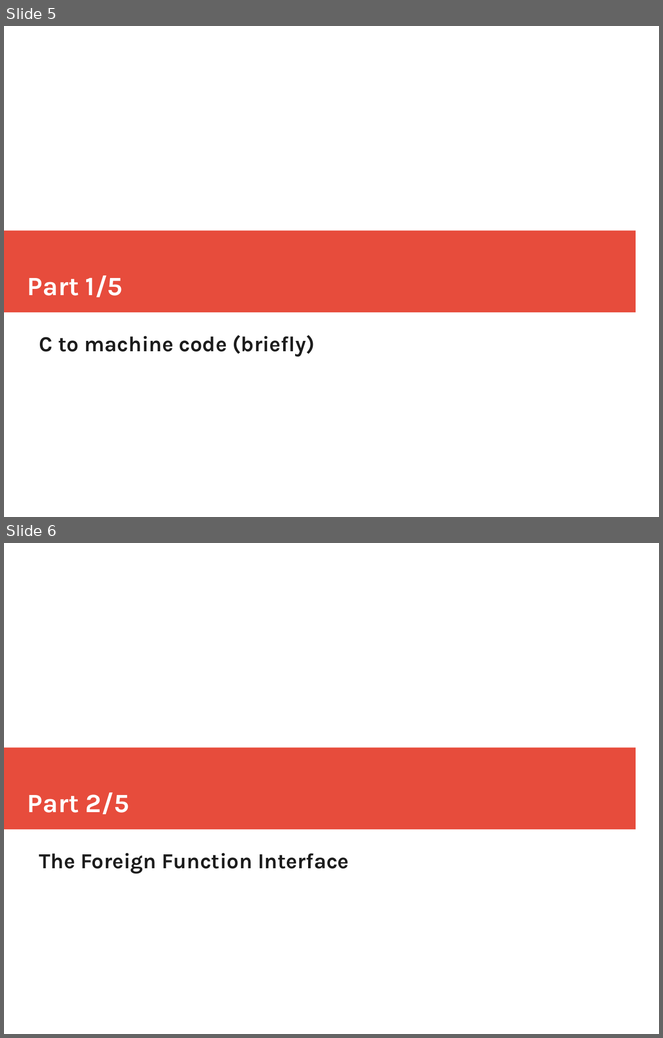
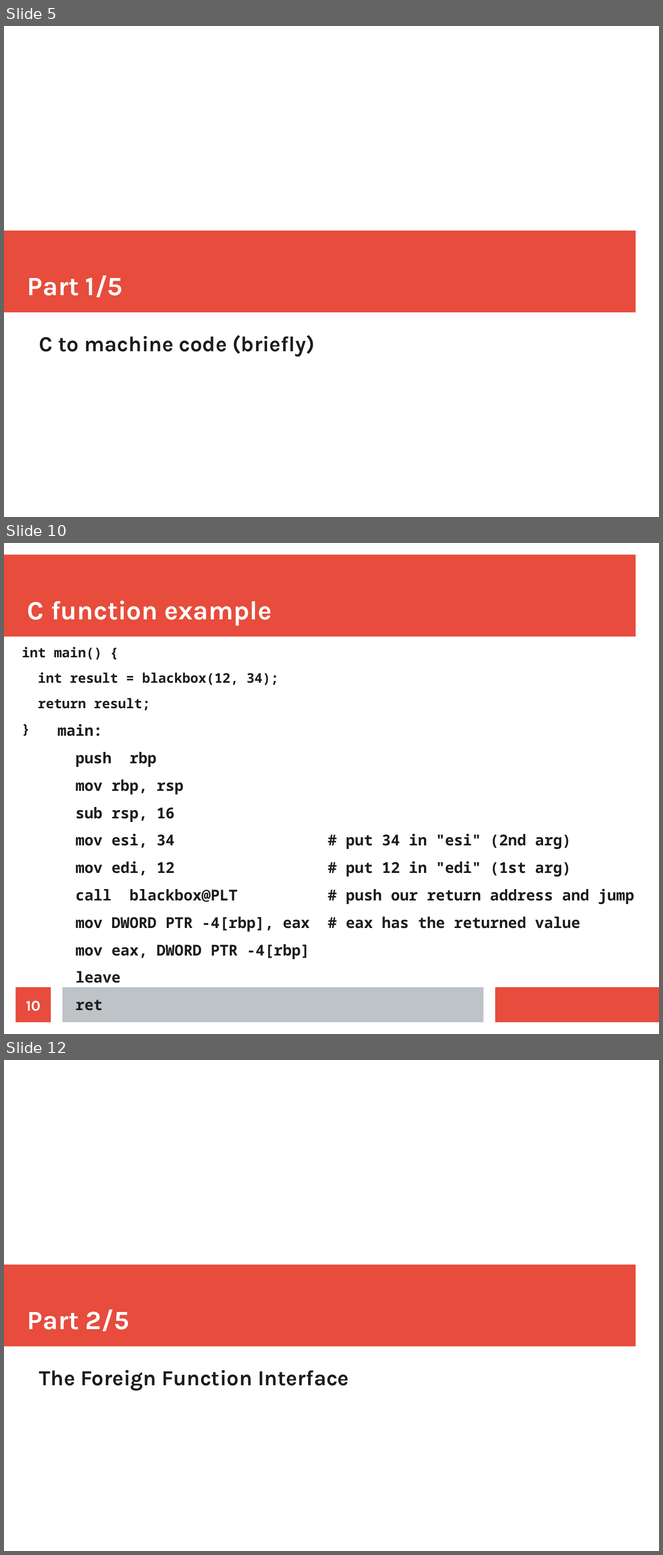
Before and after one commit to mtolly/haskell-c-talk, a slide deck: presentation.odp. Shown one above the other, each under a label of ours: slides 5 and 6 before the commit, slides 5, 10 and 12 after it; the slides between them are not shown. The pictures are 663x1038 and 663x1555 pixels, drawn with LibreOffice and Linux fonts; fonts in the diff are those of the drawing. Boxes give left, top, right and bottom in pixels: in the first picture for what was removed or moved away, otherwise in the second. Text is boxed around its words. In the diff, an @@ line names an element or a change of style, - is before the commit and + after.

Commit message:
Presentation progress, assembly example

```diff
--- a/presentation.odp
+++ b/presentation.odp
@@ slide 10 added at [4,543,659,1034], background #FFFFFF @@
@@ rectangle added at [4,555,636,637], fill #E74C3C @@
@@ title added at [27,601,272,626], 32 pt, text #FFFFFF, bold @@
+C function example
@@ text added at [22,647,279,710], 16.2 pt, text #1C1C1C, bold @@
+int main() {
+int result = blackbox(12, 34);
+return result;
+}
@@ text added at [58,724,634,960], 18.2 pt, text #1C1C1C, bold @@
+main:
+push rbp
+mov rbp, rsp
+sub rsp, 16
+mov esi, 34 # put 34 in "esi" (2nd arg)
+mov edi, 12 # put 12 in "edi" (1st arg)
+call blackbox@PLT # push our return address and jump
+mov DWORD PTR -4[rbp], eax # eax has the returned value
+mov eax, DWORD PTR -4[rbp]
+leave
+ret
@@ page number added at [16,988,51,1023], fill #E74C3C, 18 pt, text #FFFFFF, bold @@
+10
@@ rectangle added at [62,988,484,1023], fill #BDC3C7 @@
@@ rectangle added at [496,988,659,1023], fill #E74C3C @@
@@ what was slide 6 is now slide 12 @@
```
Also in this commit, not shown: 2 slides changed, 5 other slides added, 6 other files.
